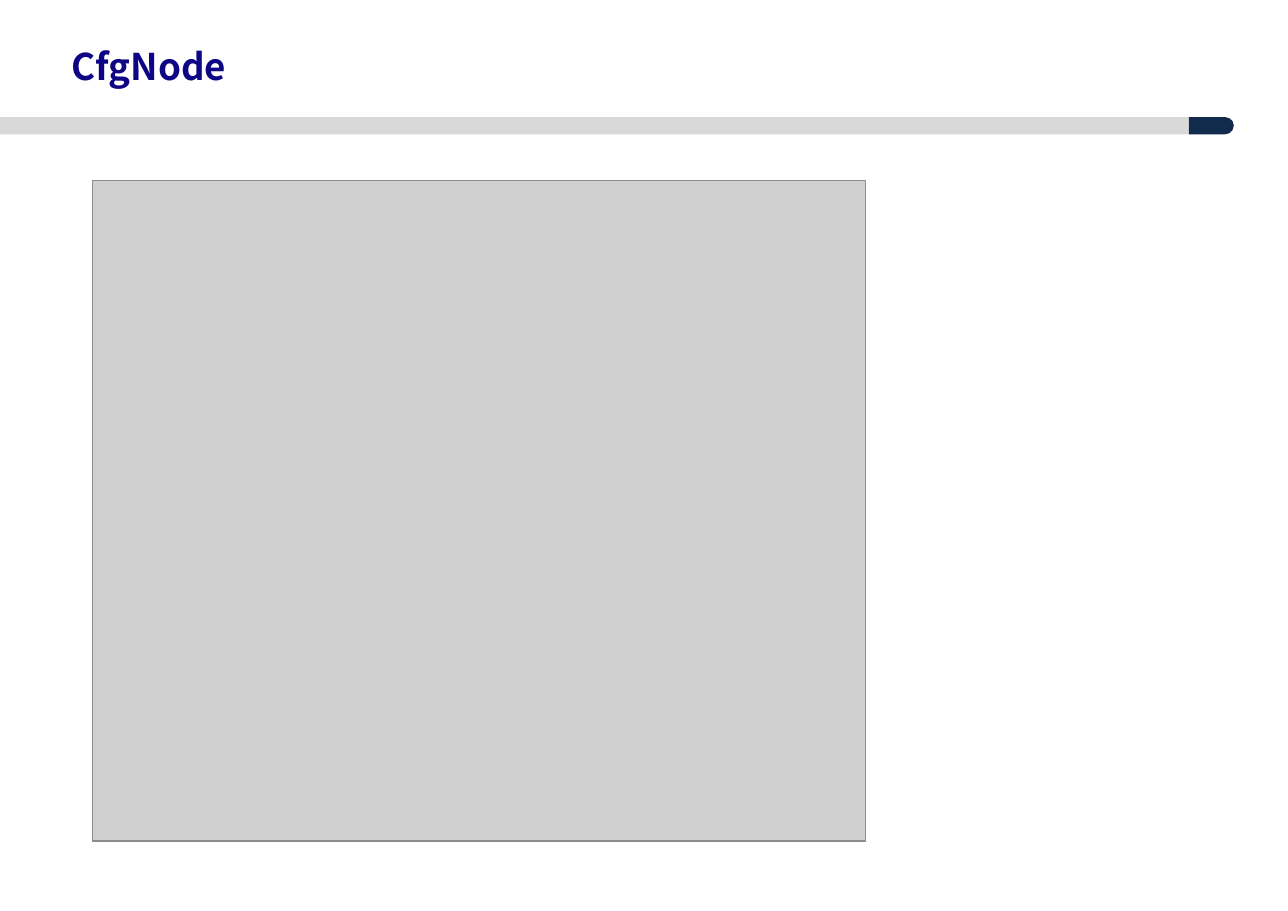
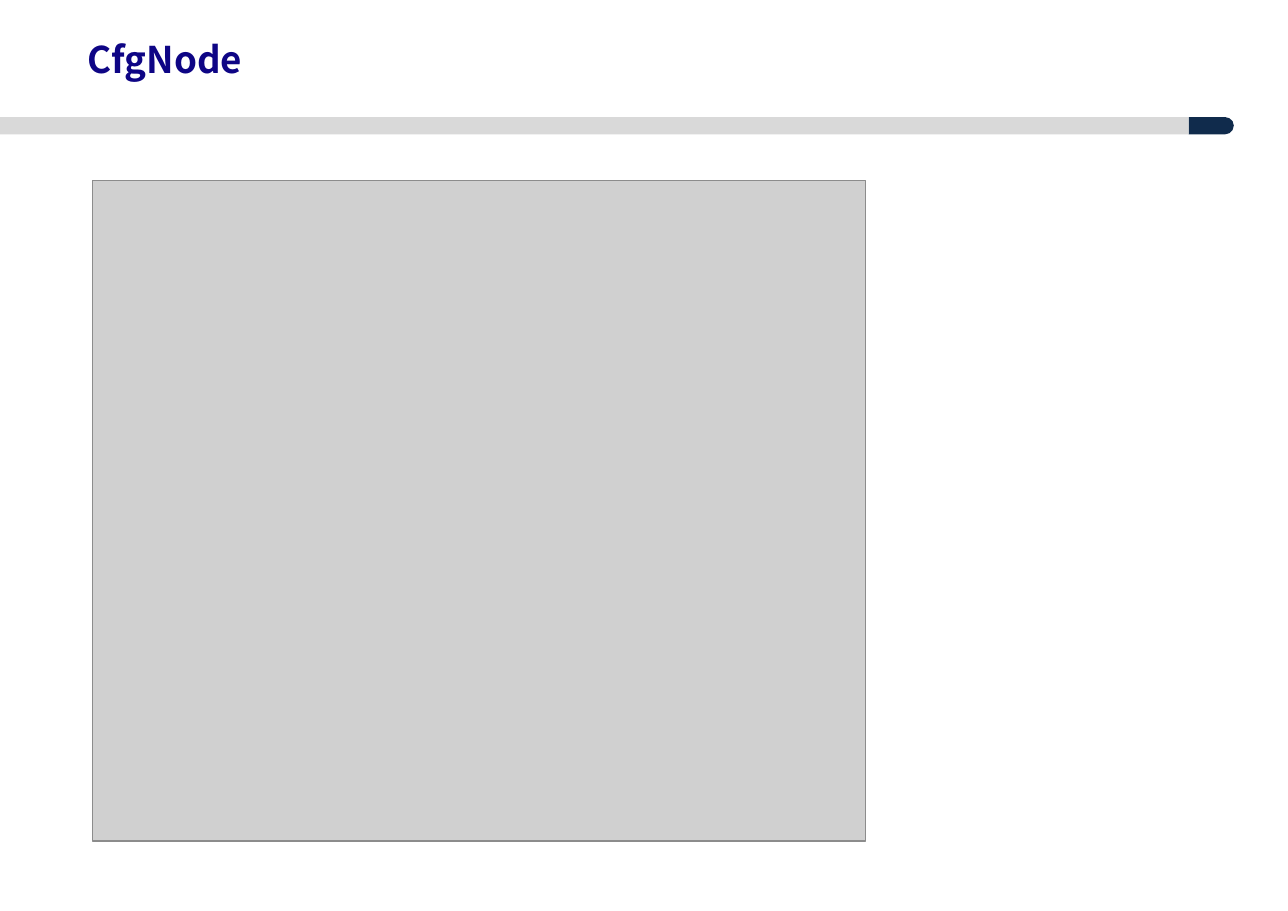
Before and after one commit to ksyoon70/deep-person-reid, a slide deck: slide 3 of deep-person-reid_이해.pptx. Drawn at 1288x911 pixels with LibreOffice and Linux fonts; fonts in the diff are those of the drawing; grey boxes stand for pictures; background and template pictures are left out. Boxes give left, top, right and bottom in pixels: in the first picture for what was removed or moved away, otherwise in the second. Text is boxed around its words. In the diff, an @@ line names an element or a change of style, - is before the commit and + after.

```diff
--- a/deep-person-reid_이해.pptx
+++ b/deep-person-reid_이해.pptx
@@ text "CfgNode": place and size @@
-text "CfgNode" at [71,50,226,89]
+text "CfgNode" at [88,43,243,82]
```
Also in this commit, not shown: 10 other slides changed, 10 slides added, 2 other files.
